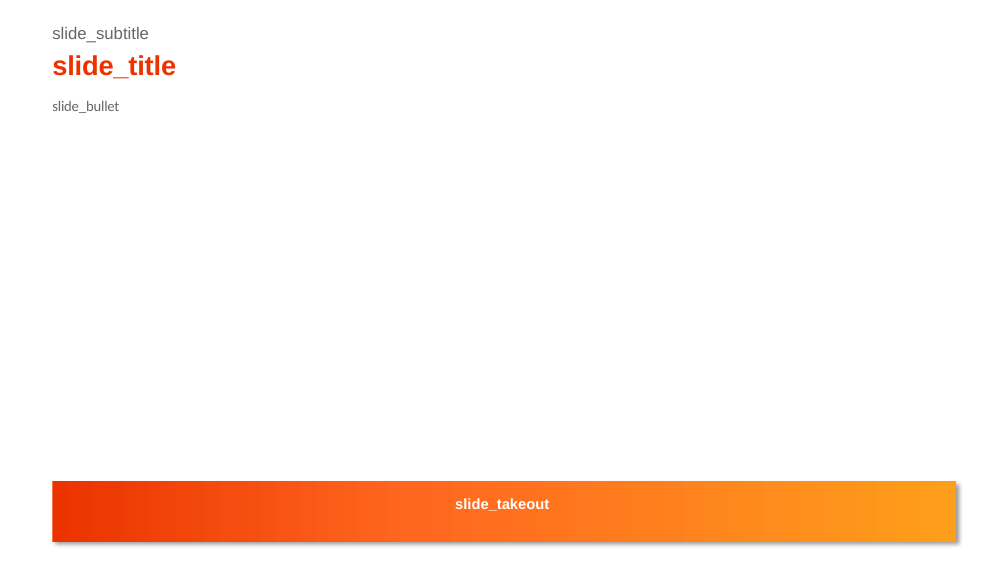
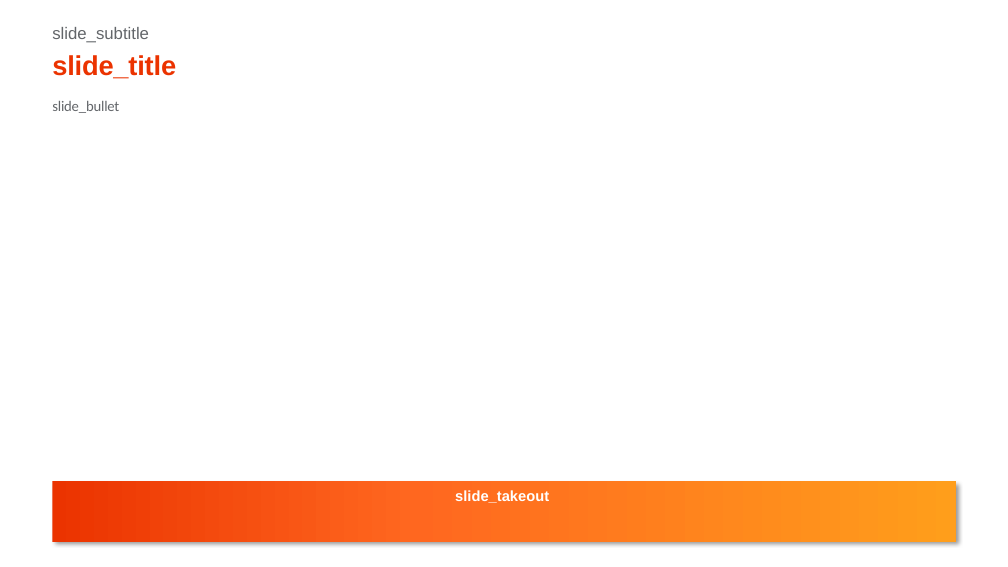
Before and after one commit to xpistos90210/templates, a slide deck: slide 29 of CONAN_content.pptx. Drawn at 1008x567 pixels with LibreOffice and Linux fonts; fonts in the diff are those of the drawing. Boxes give left, top, right and bottom in pixels: in the first picture for what was removed or moved away, otherwise in the second. Text is boxed around its words. In the diff, an @@ line names an element or a change of style, - is before the commit and + after.

```diff
--- a/CONAN_content.pptx
+++ b/CONAN_content.pptx
@@ text "slide_takeout": place and size @@
-text "slide_takeout" at [455,498,549,511]
+text "slide_takeout" at [455,490,549,503]
```
Also in this commit, not shown: 29 other slides changed.
